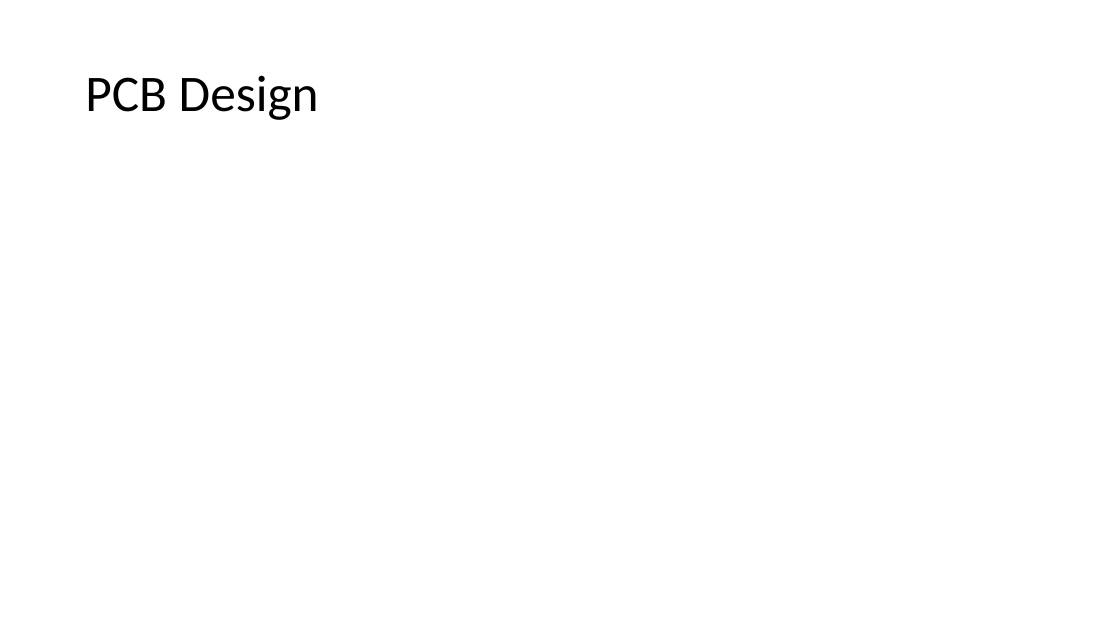
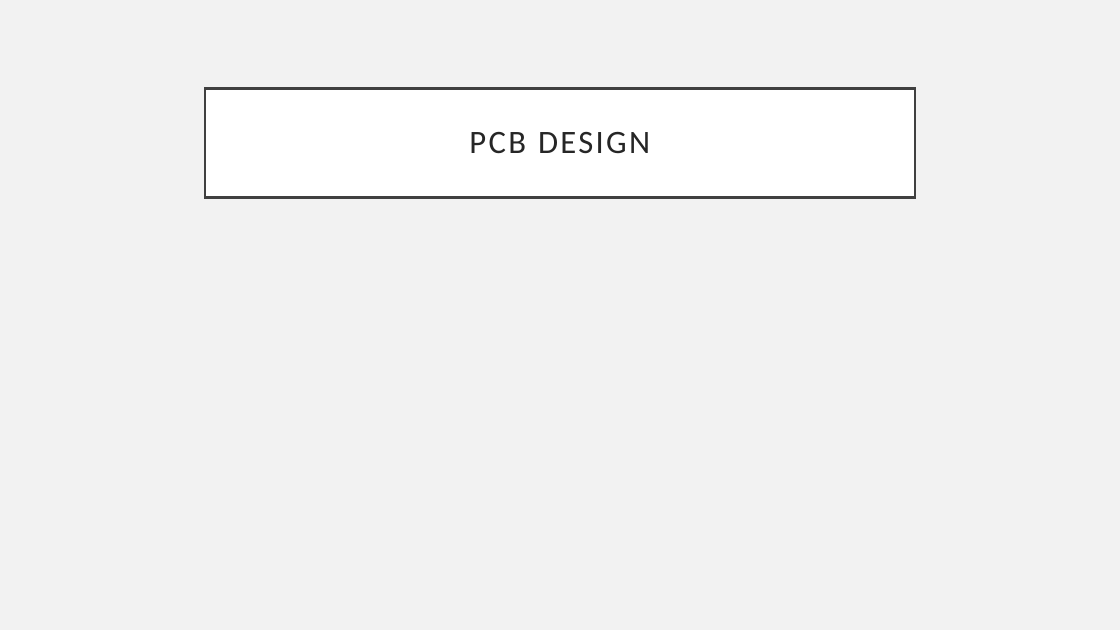
Before and after one commit to PKTidus/astrocom, a slide deck: slide 12 of Documents/CDR_Presentation.pptx (slide 10 before the commit). Drawn at 1120x630 pixels with LibreOffice and Linux fonts; fonts in the diff are those of the drawing. Boxes give left, top, right and bottom in pixels: in the first picture for what was removed or moved away, otherwise in the second. Text is boxed around its words. In the diff, an @@ line names an element or a change of style, - is before the commit and + after.

```diff
--- a/Documents/CDR_Presentation.pptx
+++ b/Documents/CDR_Presentation.pptx
@@ background #FFFFFF to #F2F2F2 @@
@@ title "PCB DESIGN": place and size @@
-title "PCB DESIGN" at bbox=[85, 75, 319, 120]
+title "PCB DESIGN" at bbox=[205, 88, 915, 197]
@@ title "PCB DESIGN" at bbox=[205, 88, 915, 197]: fill none to #FFFFFF; outline none to #404040 2.5 pt @@
@@ title at bbox=[469, 132, 650, 154]: text changed; size 44 to 28 pt; text colour #000000 to #262626 @@
-PCB Design
+PCB DESIGN
```
Also in this commit, not shown: 8 other slides changed, 4 slides added, 2 slides removed.
